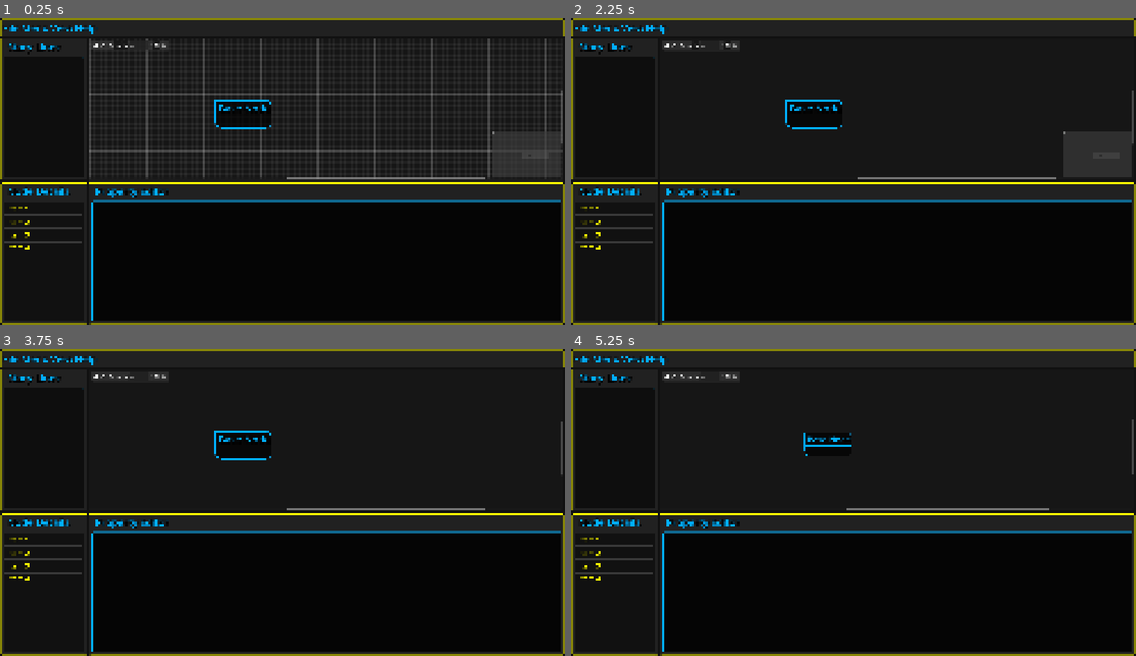
Above: before the commit, frames 1-4 (two rows, left to right).
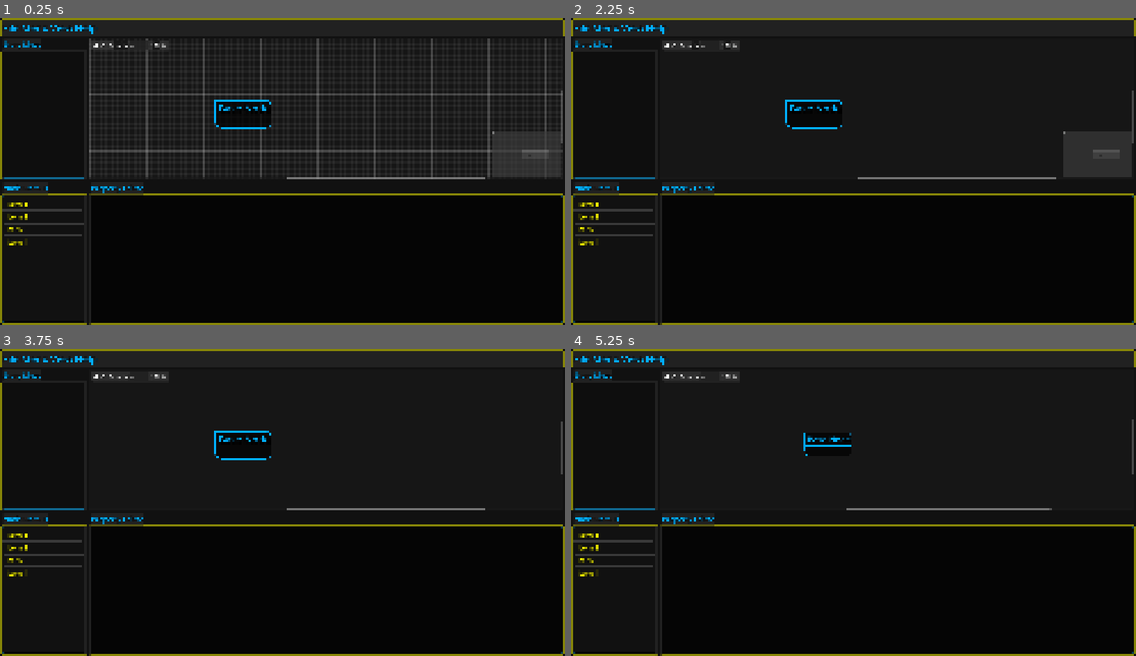
Above: after the commit, the same moments.

Repository: Phillip383/StoryGraph
Game: Godot game, scene res://scenes/UI/graph_editor.tscn
The game is run twice, just before and just after one commit, with the same random seed, the same clock (stepped at 60 frames per second) and the same inputs.
Inputs (mouse positions are in pixels of both pictures, inside the frame that each line leads up to):
- Up to frame 1 (0.25 s): no input
- Up to frame 2 (2.25 s): click (667, 45) at 0.5 s; click (684, 45) at 1.25 s; click (689, 45) at 2 s
- Up to frame 3 (3.75 s): click (124, 376) at 2.75 s; click (158, 376) at 3.5 s
- Up to frame 4 (5.25 s): click (734, 376) at 4.25 s; click (667, 376) at 5 s

The runs differ from the first frame. In frame 1, 5.7% of the frame differs, in the area x 0-100%, y 6-100%; in frame 2, 5.7%; in frame 3, 5.6%; in frame 4, 5.6%.

Commit message:
Updated min size properties.

Diff:
--- /dev/null
+++ b/scenes/UI/Inspectors/inspector_base.tscn
@@ -0,0 +1,7 @@
+[gd_scene format=3 uid="uid://dlquk3hpta50p"]
+
+[node name="inspector_base" type="MarginContainer"]
+offset_left = 2.0
+offset_top = 2.0
+offset_right = 298.0
+offset_bottom = 498.0
--- /dev/null
+++ b/scenes/UI/Inspectors/inspector_container.tscn
@@ -0,0 +1,9 @@
+[gd_scene load_steps=2 format=3 uid="uid://bsdca22cutwdk"]
+
+[ext_resource type="Theme" uid="uid://wro5ncgxmqmq" path="res://story_graph_theme.tres" id="1_5lhxr"]
+
+[node name="InspectorContainer" type="TabContainer"]
+custom_minimum_size = Vector2(300, 0)
+offset_right = 40.0
+offset_bottom = 40.0
+theme = ExtResource("1_5lhxr")
--- a/scenes/UI/inspector_editor.tscn
+++ b/scenes/UI/Inspectors/inspector_editor.tscn
@@ -1,6 +1,6 @@
 [gd_scene load_steps=4 format=3 uid="uid://cfhnqaiw8smg4"]
 
-[ext_resource type="PackedScene" uid="uid://dlquk3hpta50p" path="res://scenes/UI/inspector_base.tscn" id="1_we54b"]
+[ext_resource type="PackedScene" uid="uid://dlquk3hpta50p" path="res://scenes/UI/Inspectors/inspector_base.tscn" id="1_we54b"]
 [ext_resource type="Theme" uid="uid://wro5ncgxmqmq" path="res://story_graph_theme.tres" id="2_2ut7c"]
 
 [sub_resource type="StyleBoxFlat" id="StyleBoxFlat_2ut7c"]
@@ -17,15 +17,7 @@
 
 [node name="InspectorEditor" instance=ExtResource("1_we54b")]
 
-[node name="Editor_MC" type="MarginContainer" parent="VBoxContainer" index="1"]
-layout_mode = 2
-size_flags_vertical = 3
-theme_override_constants/margin_left = 8
-theme_override_constants/margin_top = 0
-theme_override_constants/margin_right = 8
-theme_override_constants/margin_bottom = 8
-
-[node name="Value_Editor_C" type="PanelContainer" parent="VBoxContainer/Editor_MC" index="0"]
+[node name="Value_Editor_C" type="PanelContainer" parent="." index="0"]
 editor_description = "This container will be the parent of the type of editor spawned based on the data type of the selected node property.
 
 IE. for StringName it'll be a text block, or for String it'll be Text Edit. Booleans will be a radio box, etc..."
--- /dev/null
+++ b/scenes/UI/Inspectors/inspector_list.tscn
@@ -0,0 +1,18 @@
+[gd_scene load_steps=2 format=3 uid="uid://cb26resk8d7gq"]
+
+[ext_resource type="PackedScene" uid="uid://dlquk3hpta50p" path="res://scenes/UI/Inspectors/inspector_base.tscn" id="1_11h7a"]
+
+[node name="InspectorList" instance=ExtResource("1_11h7a")]
+
+[node name="ItemList_SC" type="ScrollContainer" parent="." index="0"]
+layout_mode = 2
+
+[node name="ItemList" type="ItemList" parent="ItemList_SC" index="0"]
+layout_mode = 2
+size_flags_horizontal = 3
+size_flags_vertical = 3
+item_count = 4
+item_0/text = "Item 1"
+item_1/text = "Item 2"
+item_2/text = "Item 3"
+item_3/text = "Item 4"
--- /dev/null
+++ b/scenes/UI/Inspectors/inspector_tree.tscn
@@ -0,0 +1,10 @@
+[gd_scene load_steps=3 format=3 uid="uid://b1ruqpcnl1fhv"]
+
+[ext_resource type="PackedScene" uid="uid://dlquk3hpta50p" path="res://scenes/UI/Inspectors/inspector_base.tscn" id="1_4ct5r"]
+[ext_resource type="Theme" uid="uid://wro5ncgxmqmq" path="res://story_graph_theme.tres" id="2_kbgnl"]
+
+[node name="InspectorTree" instance=ExtResource("1_4ct5r")]
+
+[node name="Tree" type="Tree" parent="." index="0"]
+layout_mode = 2
+theme = ExtResource("2_kbgnl")
--- a/scenes/UI/graph_editor.tscn
+++ b/scenes/UI/graph_editor.tscn
@@ -4,22 +4,14 @@
 [ext_resource type="Script" uid="uid://dl0tutpbikpck" path="res://scripts/editor/graph_editor.gd" id="1_h0swr"]
 [ext_resource type="PackedScene" uid="uid://c8qxe00r5a84q" path="res://scenes/UI/graph.tscn" id="1_ot8g1"]
 [ext_resource type="Theme" uid="uid://wro5ncgxmqmq" path="res://story_graph_theme.tres" id="1_wjrqj"]
-[ext_resource type="PackedScene" uid="uid://b1ruqpcnl1fhv" path="res://scenes/UI/inspector_tree.tscn" id="4_tixvr"]
-[ext_resource type="PackedScene" uid="uid://cb26resk8d7gq" path="res://scenes/UI/inspector_list.tscn" id="5_nxgem"]
-[ext_resource type="PackedScene" uid="uid://cfhnqaiw8smg4" path="res://scenes/UI/inspector_editor.tscn" id="6_nxgem"]
+[ext_resource type="PackedScene" uid="uid://bsdca22cutwdk" path="res://scenes/UI/Inspectors/inspector_container.tscn" id="4_h0swr"]
+[ext_resource type="PackedScene" uid="uid://b1ruqpcnl1fhv" path="res://scenes/UI/Inspectors/inspector_tree.tscn" id="4_tixvr"]
+[ext_resource type="PackedScene" uid="uid://cb26resk8d7gq" path="res://scenes/UI/Inspectors/inspector_list.tscn" id="5_nxgem"]
+[ext_resource type="PackedScene" uid="uid://cfhnqaiw8smg4" path="res://scenes/UI/Inspectors/inspector_editor.tscn" id="6_nxgem"]
 [ext_resource type="PackedScene" uid="uid://dhrg7t8ktb4jq" path="res://scenes/UI/graph_node_base.tscn" id="7_t3iyb"]
 
 [sub_resource type="StyleBoxFlat" id="StyleBoxFlat_fgo7h"]
 bg_color = Color(0.019607844, 0.019607844, 0.019607844, 0.8352941)
-
-[sub_resource type="LabelSettings" id="LabelSettings_6ntp7"]
-font_size = 35
-font_color = Color(0, 0.6901961, 1, 1)
-outline_size = 3
-outline_color = Color(0, 0, 0, 1)
-shadow_size = 4
-shadow_color = Color(0, 0, 0, 0.85490197)
-shadow_offset = Vector2(2.58, 2.46)
 
 [node name="GraphEditor" type="CanvasLayer"]
 script = ExtResource("1_h0swr")
@@ -54,35 +46,33 @@
 theme = ExtResource("1_wjrqj")
 
 [node name="StoryLines_Graph_C" type="HSplitContainer" parent="PanelContainer/MarginContainer/Main_C/VSplitContainer"]
-custom_minimum_size = Vector2(0, 500)
+custom_minimum_size = Vector2(0, 100)
 layout_mode = 2
 size_flags_vertical = 3
 theme = ExtResource("1_wjrqj")
 theme_override_constants/separation = 3
 theme_override_constants/minimum_grab_thickness = 3
 
-[node name="InspectorTree" parent="PanelContainer/MarginContainer/Main_C/VSplitContainer/StoryLines_Graph_C" instance=ExtResource("4_tixvr")]
-custom_minimum_size = Vector2(300, 0)
+[node name="InspectorContainer" parent="PanelContainer/MarginContainer/Main_C/VSplitContainer/StoryLines_Graph_C" instance=ExtResource("4_h0swr")]
 layout_mode = 2
+current_tab = 0
 
-[node name="Name_MC" parent="PanelContainer/MarginContainer/Main_C/VSplitContainer/StoryLines_Graph_C/InspectorTree/VBoxContainer" index="0"]
-theme = null
-
-[node name="Inspector_name" parent="PanelContainer/MarginContainer/Main_C/VSplitContainer/StoryLines_Graph_C/InspectorTree/VBoxContainer/Name_MC" index="0"]
-text = "Story Lines"
-label_settings = SubResource("LabelSettings_6ntp7")
+[node name="Story Lines" parent="PanelContainer/MarginContainer/Main_C/VSplitContainer/StoryLines_Graph_C/InspectorContainer" instance=ExtResource("4_tixvr")]
+layout_mode = 2
+metadata/_tab_index = 0
 
 [node name="Graph" parent="PanelContainer/MarginContainer/Main_C/VSplitContainer/StoryLines_Graph_C" instance=ExtResource("1_ot8g1")]
 custom_minimum_size = Vector2(1500, 0)
 layout_mode = 2
 size_flags_horizontal = 3
+scroll_offset = Vector2(0, -32)
 
 [node name="GraphNodeBase" parent="PanelContainer/MarginContainer/Main_C/VSplitContainer/StoryLines_Graph_C/Graph" instance=ExtResource("7_t3iyb")]
 layout_mode = 1
 offset_left = 441.0
-offset_top = 218.0
+offset_top = 250.0
 offset_right = 641.0
-offset_bottom = 318.0
+offset_bottom = 350.0
 mouse_filter = 1
 position_offset = Vector2(441, 218)
 
@@ -94,21 +84,25 @@
 theme_override_constants/separation = 3
 theme_override_constants/minimum_grab_thickness = 3
 
-[node name="InspectorList" parent="PanelContainer/MarginContainer/Main_C/VSplitContainer/HSplitContainer" instance=ExtResource("5_nxgem")]
-custom_minimum_size = Vector2(300, 0)
+[node name="InspectorContainer" parent="PanelContainer/MarginContainer/Main_C/VSplitContainer/HSplitContainer" instance=ExtResource("4_h0swr")]
 layout_mode = 2
+current_tab = 0
 
-[node name="Inspector_name" parent="PanelContainer/MarginContainer/Main_C/VSplitContainer/HSplitContainer/InspectorList/VBoxContainer/Name_MC" index="0"]
-text = "Node Details"
+[node name="Node Details" parent="PanelContainer/MarginContainer/Main_C/VSplitContainer/HSplitContainer/InspectorContainer" instance=ExtResource("5_nxgem")]
+layout_mode = 2
+theme = ExtResource("1_wjrqj")
+metadata/_tab_index = 0
 
-[node name="InspectorEditor" parent="PanelContainer/MarginContainer/Main_C/VSplitContainer/HSplitContainer" instance=ExtResource("6_nxgem")]
+[node name="InspectorContainer2" parent="PanelContainer/MarginContainer/Main_C/VSplitContainer/HSplitContainer" instance=ExtResource("4_h0swr")]
+layout_mode = 2
+current_tab = 0
+
+[node name="Property Editor" parent="PanelContainer/MarginContainer/Main_C/VSplitContainer/HSplitContainer/InspectorContainer2" instance=ExtResource("6_nxgem")]
 custom_minimum_size = Vector2(500, 0)
 layout_mode = 2
 size_flags_horizontal = 3
+theme = ExtResource("1_wjrqj")
+metadata/_tab_index = 0
 
-[node name="Inspector_name" parent="PanelContainer/MarginContainer/Main_C/VSplitContainer/HSplitContainer/InspectorEditor/VBoxContainer/Name_MC" index="0"]
-text = "Property Editor"
-
-[editable path="PanelContainer/MarginContainer/Main_C/VSplitContainer/StoryLines_Graph_C/InspectorTree"]
-[editable path="PanelContainer/MarginContainer/Main_C/VSplitContainer/HSplitContainer/InspectorList"]
-[editable path="PanelContainer/MarginContainer/Main_C/VSplitContainer/HSplitContainer/InspectorEditor"]
+[editable path="PanelContainer/MarginContainer/Main_C/VSplitContainer/HSplitContainer/InspectorContainer/Node Details"]
+[editable path="PanelContainer/MarginContainer/Main_C/VSplitContainer/HSplitContainer/InspectorContainer2/Property Editor"]
--- a/scenes/UI/inspector_base.tscn
+++ /dev/null
@@ -1,23 +0,0 @@
-[gd_scene load_steps=2 format=3 uid="uid://dlquk3hpta50p"]
-
-[ext_resource type="Theme" uid="uid://wro5ncgxmqmq" path="res://story_graph_theme.tres" id="1_6ntp7"]
-
-[node name="InspectorBase" type="PanelContainer"]
-offset_right = 40.0
-offset_bottom = 40.0
-theme = ExtResource("1_6ntp7")
-
-[node name="VBoxContainer" type="VBoxContainer" parent="."]
-layout_mode = 2
-
-[node name="Name_MC" type="MarginContainer" parent="VBoxContainer"]
-layout_mode = 2
-theme = ExtResource("1_6ntp7")
-theme_override_constants/margin_left = 20
-
-[node name="Inspector_name" type="Label" parent="VBoxContainer/Name_MC"]
-layout_mode = 2
-theme = ExtResource("1_6ntp7")
-text = "Inspector_Base_Name"
-vertical_alignment = 1
-language = "en"
--- a/scenes/UI/inspector_list.tscn
+++ /dev/null
@@ -1,28 +0,0 @@
-[gd_scene load_steps=3 format=3 uid="uid://cb26resk8d7gq"]
-
-[ext_resource type="PackedScene" uid="uid://dlquk3hpta50p" path="res://scenes/UI/inspector_base.tscn" id="1_11h7a"]
-[ext_resource type="Theme" uid="uid://wro5ncgxmqmq" path="res://story_graph_theme.tres" id="2_vh0of"]
-
-[node name="InspectorList" instance=ExtResource("1_11h7a")]
-
-[node name="List_MC" type="MarginContainer" parent="VBoxContainer" index="1"]
-layout_mode = 2
-size_flags_vertical = 3
-theme = ExtResource("2_vh0of")
-theme_override_constants/margin_left = 8
-theme_override_constants/margin_top = 0
-theme_override_constants/margin_right = 8
-theme_override_constants/margin_bottom = 8
-
-[node name="ItemList_SC" type="ScrollContainer" parent="VBoxContainer/List_MC" index="0"]
-layout_mode = 2
-
-[node name="ItemList" type="ItemList" parent="VBoxContainer/List_MC/ItemList_SC" index="0"]
-layout_mode = 2
-size_flags_horizontal = 3
-size_flags_vertical = 3
-item_count = 4
-item_0/text = "Item 1"
-item_1/text = "Item 2"
-item_2/text = "Item 3"
-item_3/text = "Item 4"
--- a/scenes/UI/inspector_tree.tscn
+++ /dev/null
@@ -1,19 +0,0 @@
-[gd_scene load_steps=3 format=3 uid="uid://b1ruqpcnl1fhv"]
-
-[ext_resource type="PackedScene" uid="uid://dlquk3hpta50p" path="res://scenes/UI/inspector_base.tscn" id="1_4ct5r"]
-[ext_resource type="Theme" uid="uid://wro5ncgxmqmq" path="res://story_graph_theme.tres" id="2_kbgnl"]
-
-[node name="InspectorBase" instance=ExtResource("1_4ct5r")]
-
-[node name="Tree_MC" type="MarginContainer" parent="VBoxContainer" index="1"]
-layout_mode = 2
-size_flags_vertical = 3
-theme = ExtResource("2_kbgnl")
-theme_override_constants/margin_left = 8
-theme_override_constants/margin_top = 0
-theme_override_constants/margin_right = 8
-theme_override_constants/margin_bottom = 8
-
-[node name="Tree" type="Tree" parent="VBoxContainer/Tree_MC" index="0"]
-layout_mode = 2
-theme = ExtResource("2_kbgnl")
--- a/story_graph_theme.tres
+++ b/story_graph_theme.tres
@@ -134,6 +134,34 @@
 border_width_top = 2
 border_width_right = 2
 border_width_bottom = 2
+
+[sub_resource type="StyleBoxFlat" id="StyleBoxFlat_jqocd"]
+bg_color = Color(0.12941177, 0.12941177, 0.12941177, 1)
+border_width_left = 1
+border_width_top = 1
+border_width_right = 1
+border_width_bottom = 1
+border_color = Color(1, 0.99215686, 0, 1)
+border_blend = true
+corner_radius_top_left = 4
+corner_radius_top_right = 4
+corner_radius_bottom_right = 4
+corner_radius_bottom_left = 4
+
+[sub_resource type="StyleBoxFlat" id="StyleBoxFlat_xorjr"]
+bg_color = Color(0, 0.6901961, 1, 0.27058825)
+corner_radius_top_left = 4
+corner_radius_top_right = 4
+
+[sub_resource type="StyleBoxFlat" id="StyleBoxFlat_vlxvr"]
+bg_color = Color(0.12941177, 0.12941177, 0.12941177, 1)
+corner_radius_top_left = 2
+corner_radius_top_right = 2
+
+[sub_resource type="StyleBoxFlat" id="StyleBoxFlat_86bdu"]
+bg_color = Color(0.12941177, 0.12941177, 0.12941177, 1)
+corner_radius_top_left = 2
+corner_radius_top_right = 2
 
 [sub_resource type="StyleBoxFlat" id="StyleBoxFlat_wiokl"]
 bg_color = Color(0.054142185, 0.05414217, 0.05414217, 1)
@@ -199,6 +227,17 @@
 TabBar/styles/tab_hovered = SubResource("StyleBoxFlat_r4dba")
 TabBar/styles/tab_selected = SubResource("StyleBoxFlat_60gl5")
 TabBar/styles/tab_unselected = SubResource("StyleBoxFlat_2n2lm")
+TabContainer/colors/font_hovered_color = Color(0, 0.6901961, 1, 0.32941177)
+TabContainer/colors/font_selected_color = Color(0, 0.6901961, 1, 1)
+TabContainer/colors/font_unselected_color = Color(1, 0.99215686, 0, 1)
+TabContainer/constants/outline_size = 4
+TabContainer/constants/tab_separation = 4
+TabContainer/font_sizes/font_size = 25
+TabContainer/styles/panel = SubResource("StyleBoxFlat_jqocd")
+TabContainer/styles/tab_hovered = SubResource("StyleBoxFlat_xorjr")
+TabContainer/styles/tab_selected = SubResource("StyleBoxFlat_vlxvr")
+TabContainer/styles/tab_unselected = SubResource("StyleBoxFlat_86bdu")
+TabContainer/styles/tabbar_background = null
 Tree/styles/panel = SubResource("StyleBoxFlat_wiokl")
 Tree/styles/selected = null
 Tree/styles/selected_focus = null
Not shown: 1 places in story_graph_theme.tres that only renumber resources
